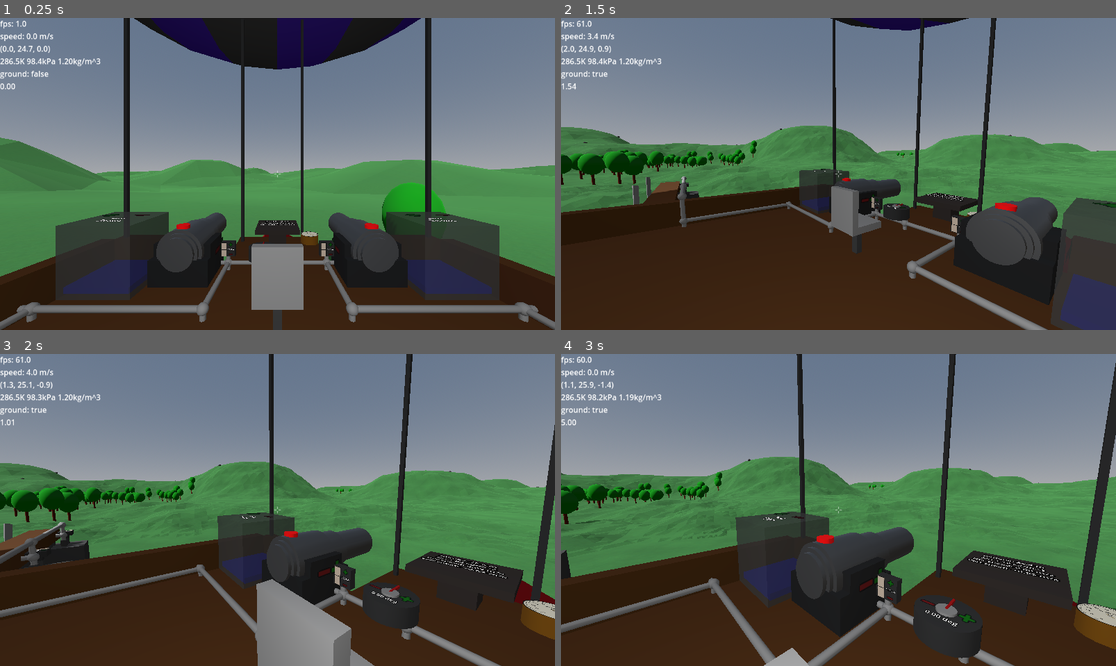
Above: before the commit, frames 1-4 (two rows, left to right).
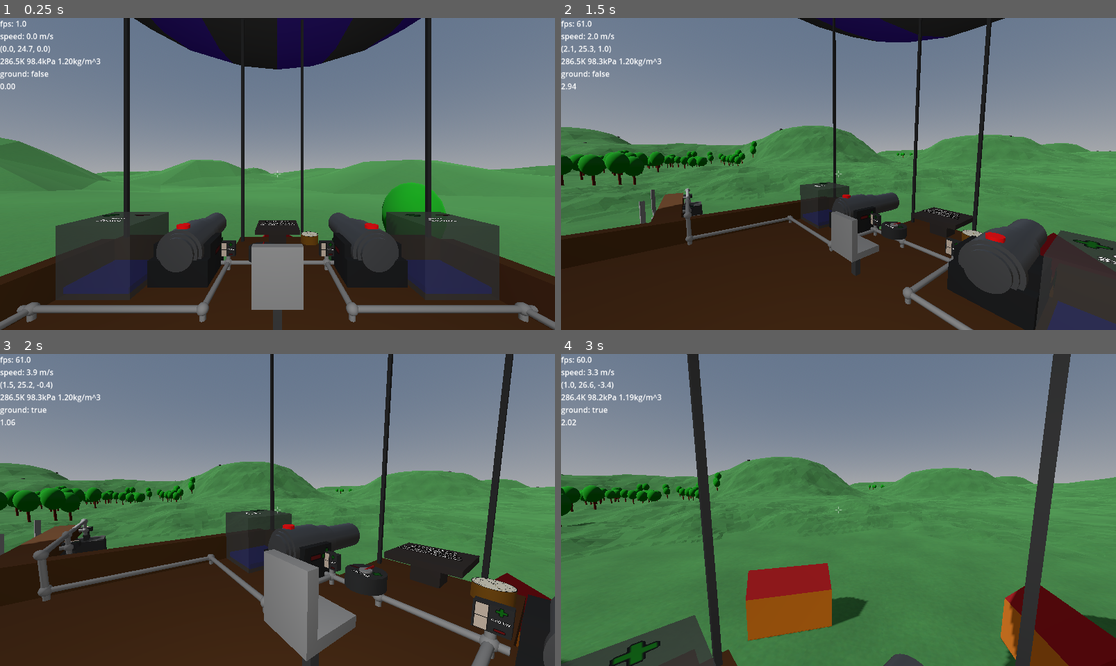
Above: after the commit, the same moments.

Repository: jmdejong/airships
Game: Godot game, scene res://scenes/world.tscn
Same seed, same stepped clock (60 frames per second), same inputs: the game is played once before the commit and once after it.
Inputs (mouse positions are in pixels of both pictures, inside the frame that each line leads up to):
- Up to frame 1 (0.25 s): no input
- Up to frame 2 (1.5 s): move the mouse to (960, 158) at 0.52 s; hold D (right) 0.53-1.28 s; click (960, 158) at 0.6 s; move the mouse to (810, 174) at 1.27 s; hold W (forwards) from 1.28 s (still down); click (810, 174) at 1.35 s
- Up to frame 3 (2 s): keep holding W (forwards)
- Up to frame 4 (3 s): keep holding W (forwards); move the mouse to (849, 503) at 2.02 s; tap Mouse wheel down (rotate_left) at 2.1 s; click (849, 503) at 2.3 s; move the mouse to (832, 516) at 2.77 s; tap Mouse wheel up (rotate_right) at 2.85 s

Frame 1 is identical in both runs. In frame 2, 18% of the frame differs, in the area x 0-100%, y 0-100%; in frame 3, 19%; in frame 4, 42%.

Commit message:
player improvements

Diff:
--- a/code/player.gd
+++ b/code/player.gd
@@ -52,6 +52,23 @@
 
 
 signal viewpoint_changed(pos: Vector3)
+
+
+func _ready() -> void:
+	build_separation_rays()
+
+func build_separation_rays() -> void:
+	var shape: SeparationRayShape3D = SeparationRayShape3D.new()
+	shape.slide_on_slope = true
+	shape.length = 0.55
+	var offset: Vector3 = Vector3(0.3, 0.55, 0)
+	for i in 24:
+		var col: CollisionShape3D = CollisionShape3D.new()
+		col.shape = shape
+		col.position = offset.rotated(Vector3.UP, 2 * PI * float(i) / 12.0)
+		col.rotate_x(PI/2.0)
+		add_child(col)
+
 
 func adjust_direction() -> void:
 	var down = get_gravity()
@@ -185,6 +202,7 @@
 	if Input.is_action_just_pressed("escape"):
 		mouse_mode = MouseMode.Unfocused
 	if Input.is_action_just_pressed("click"):
+		mouse_mode = mouse_mode
 		if mouse_mode == MouseMode.Play:
 			try_press()
 		elif mouse_mode == MouseMode.Build:
--- a/scenes/player.tscn
+++ b/scenes/player.tscn
@@ -10,10 +10,6 @@
 [sub_resource type="CapsuleShape3D" id="CapsuleShape3D_dqkch"]
 radius = 0.27
 height = 1.61
-
-[sub_resource type="SeparationRayShape3D" id="SeparationRayShape3D_dqkch"]
-length = 0.6
-slide_on_slope = true
 
 [sub_resource type="CapsuleShape3D" id="CapsuleShape3D_qlg0r"]
 radius = 0.27
@@ -50,38 +46,6 @@
 [node name="StandShape" type="CollisionShape3D" parent="."]
 transform = Transform3D(1, 0, 0, 0, 1, 0, 0, 0, 1, 0, 0.8, 0)
 shape = SubResource("CapsuleShape3D_dqkch")
-
-[node name="Separotor" type="CollisionShape3D" parent="."]
-transform = Transform3D(1, 0, 0, 0, -4.371139e-08, -1, 0, 1, -4.371139e-08, -1.9936124e-09, 0.6, -0.3)
-shape = SubResource("SeparationRayShape3D_dqkch")
-
-[node name="Separotor2" type="CollisionShape3D" parent="."]
-transform = Transform3D(1, 0, 0, 0, -4.371139e-08, -1, 0, 1, -4.371139e-08, -1.9936124e-09, 0.6, 0.3)
-shape = SubResource("SeparationRayShape3D_dqkch")
-
-[node name="Separotor3" type="CollisionShape3D" parent="."]
-transform = Transform3D(1, 0, 0, 0, -4.371139e-08, -1, 0, 1, -4.371139e-08, 0.3, 0.6, 0)
-shape = SubResource("SeparationRayShape3D_dqkch")
-
-[node name="Separotor4" type="CollisionShape3D" parent="."]
-transform = Transform3D(1, 0, 0, 0, -4.371139e-08, -1, 0, 1, -4.371139e-08, -0.3, 0.6, 0)
-shape = SubResource("SeparationRayShape3D_dqkch")
-
-[node name="Separotor5" type="CollisionShape3D" parent="."]
-transform = Transform3D(1, 0, 0, 0, -4.371139e-08, -1, 0, 1, -4.371139e-08, 0.212, 0.6, 0.212)
-shape = SubResource("SeparationRayShape3D_dqkch")
-
-[node name="Separotor6" type="CollisionShape3D" parent="."]
-transform = Transform3D(1, 0, 0, 0, -4.371139e-08, -1, 0, 1, -4.371139e-08, -0.212, 0.6, 0.212)
-shape = SubResource("SeparationRayShape3D_dqkch")
-
-[node name="Separotor7" type="CollisionShape3D" parent="."]
-transform = Transform3D(1, 0, 0, 0, -4.371139e-08, -1, 0, 1, -4.371139e-08, 0.212, 0.6, -0.212)
-shape = SubResource("SeparationRayShape3D_dqkch")
-
-[node name="Separotor8" type="CollisionShape3D" parent="."]
-transform = Transform3D(1, 0, 0, 0, -4.371139e-08, -1, 0, 1, -4.371139e-08, -0.212, 0.6, -0.212)
-shape = SubResource("SeparationRayShape3D_dqkch")
 
 [node name="SitShape" type="CollisionShape3D" parent="."]
 transform = Transform3D(1, 0, 0, 0, 1, 0, 0, 0, 1, 0, 0.4, 0)
Not shown: 1 places in scenes/player.tscn that only renumber resources
